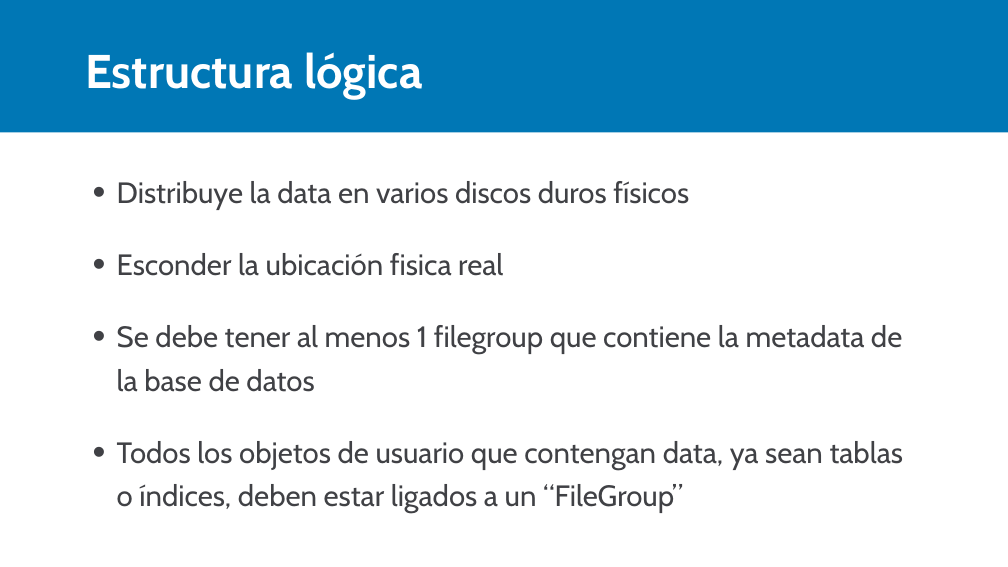
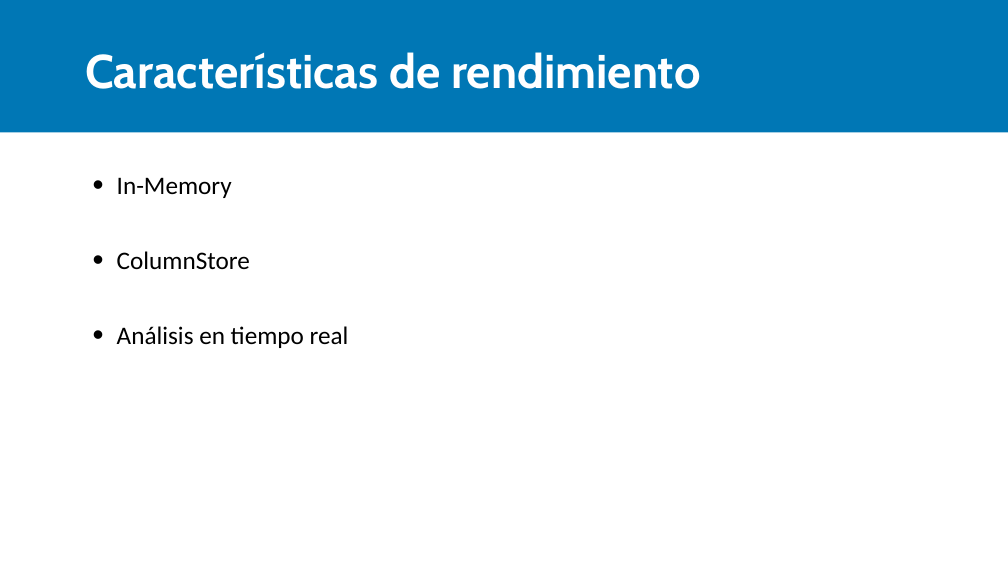
Before and after one commit to Camilo193/SQL, a slide deck: slide 4 of 01_Uso de objetos Nativos/01_Conociendo a SQL Server/Conceptos base.pptx. Drawn at 1008x567 pixels with LibreOffice and Linux fonts; fonts in the diff are those of the drawing. Boxes give left, top, right and bottom in pixels: in the first picture for what was removed or moved away, otherwise in the second. Text is boxed around its words. In the diff, an @@ line names an element or a change of style, - is before the commit and + after.

```diff
--- a/01_Uso de objetos Nativos/01_Conociendo a SQL Server/Conceptos base.pptx
+++ b/01_Uso de objetos Nativos/01_Conociendo a SQL Server/Conceptos base.pptx
@@ title at [85, 52, 701, 89]: text changed @@
-Estructura lógica
+Características de rendimiento
@@ text at [117, 177, 349, 348]: text changed; size 28 to 24 pt; font Cabin to Calibri; text colour #404145 to #000000 @@
-• Distribuye la data en varios discos duros físicos
-• Esconder la ubicación fisica real
-• Se debe tener al menos 1 filegroup que contiene la metadata de la base de datos
-• Todos los objetos de usuario que contengan data, ya sean tablas o índices, deben estar ligados a un “FileGroup”
+  • In-Memory
+  • ColumnStore
+  • Análisis en tiempo real
```
Also in this commit, not shown: 2 other slides changed, 7 slides added, 9 slides removed.
